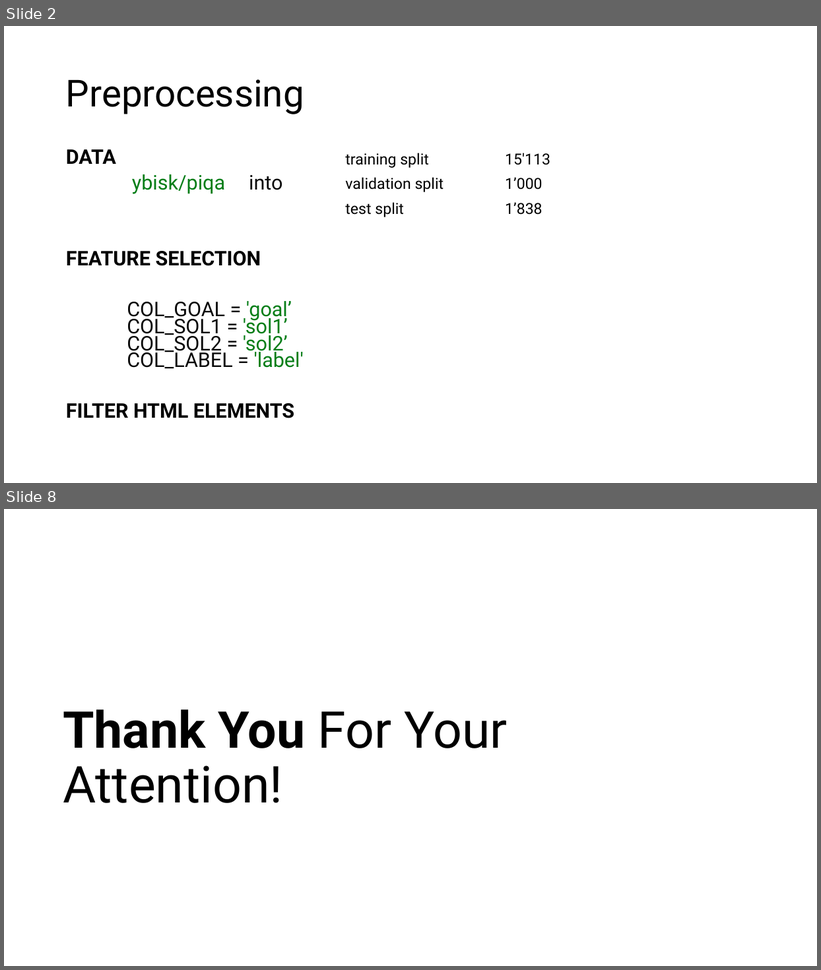
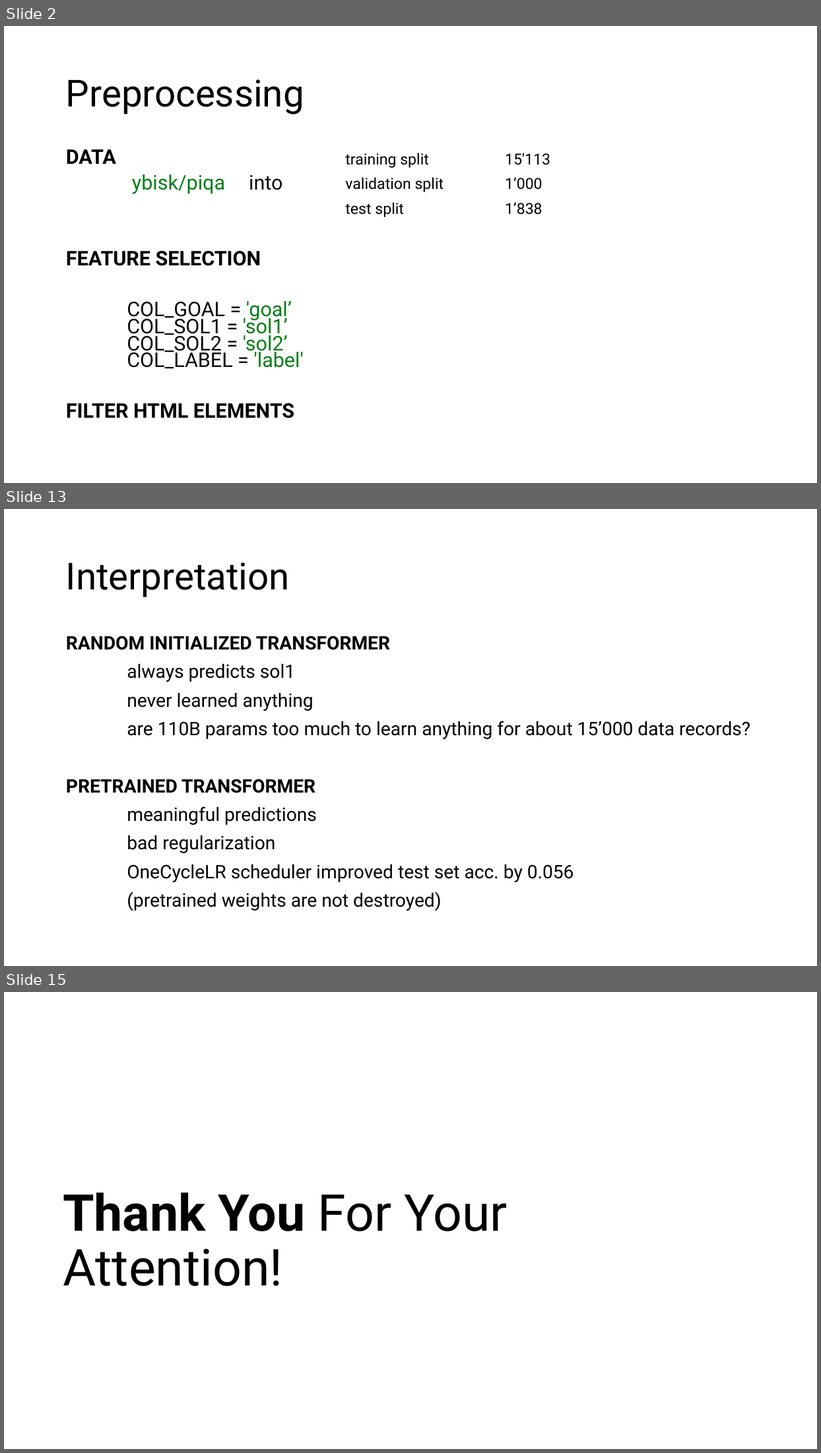
Before and after one commit to saegii/nlp, a slide deck: projects/slides/nlp-project2-presentation.pptx. Shown one above the other, each under a label of ours: slides 2 and 8 before the commit, slides 2, 13 and 15 after it; the slides between them are not shown. The pictures are 821x970 and 821x1453 pixels, drawn with LibreOffice and Linux fonts; fonts in the diff are those of the drawing. Boxes give left, top, right and bottom in pixels: in the first picture for what was removed or moved away, otherwise in the second. Text is boxed around its words. In the diff, an @@ line names an element or a change of style, - is before the commit and + after.

```diff
--- a/projects/slides/nlp-project2-presentation.pptx
+++ b/projects/slides/nlp-project2-presentation.pptx
@@ slide 13 added at box(4, 509, 817, 966), background #FFFFFF @@
@@ title added at box(66, 562, 290, 597), 44 pt, text #000000 @@
+Interpretation
@@ text added at box(66, 636, 750, 912), 22 pt, text #000000 @@
+RANDOM INITIALIZED TRANSFORMER
+always predicts sol1
+never learned anything
+are 110B params too much to learn anything for about 15’000 data records?
+PRETRAINED TRANSFORMER
+meaningful predictions
+bad regularization
+OneCycleLR scheduler improved test set acc. by 0.056
+(pretrained weights are not destroyed)
@@ what was slide 8 is now slide 15 @@
```
Also in this commit, not shown: 3 slides changed, 9 other slides added, 3 slides removed, 1 other file.
